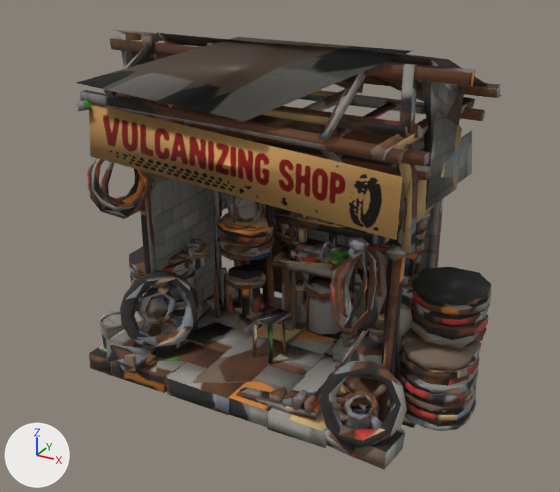
The glTF model assets/models/props/vulcanizing.glb, before and after one commit.
Both versions are drawn from a 50 mm camera at (0.828, -1.59, 1.134) aimed at (-0.019, -0.049, 0.363). Arrows for +X, +Y and +Z are at lower left; the lights stay in place. The first picture is the older version. Vertices at exactly the same position are counted once.
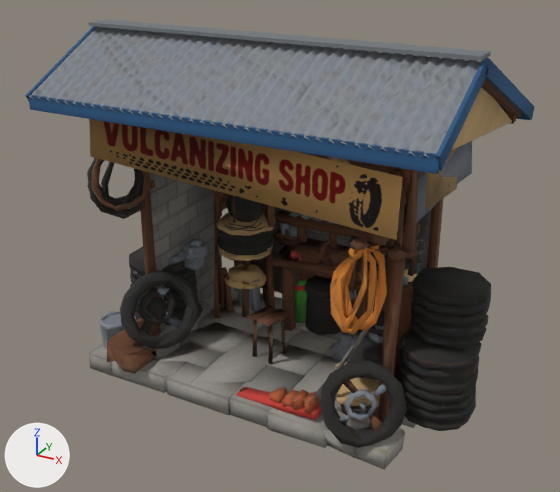
Changed parts and their boxes (x1, y1, x2, y2) in the pictures (560 x 492 px):
'Mesh0', reshaped (19% wider)
    before: (76, 30, 501, 470)
    after: (26, 19, 534, 470)
part 1 of me_mesh_0_001, added (mostly hidden)
    after: (501, 107, 516, 124)
part 2 of me_mesh_0_001, added
    after: (89, 19, 491, 61)
part 3 of me_mesh_0_001, added
    after: (500, 105, 531, 120)
part 4 of me_mesh_0_001, added (blue)
    after: (29, 95, 439, 174)
part 5 of me_mesh_0_001, rebuilt (38% wider, 105% taller)
    before: (159, 33, 501, 96)
    after: (29, 27, 500, 157)
part 6 of me_mesh_0_001, rebuilt (not visible afterwards)
    before: (335, 81, 364, 93)
part 7 of me_mesh_0_001, rebuilt (not visible afterwards)
    before: (140, 36, 166, 48)
part 8 of me_mesh_0_001, rebuilt (not visible afterwards)
    before: (370, 76, 424, 101)
part 9 of me_mesh_0_001, rebuilt (not visible afterwards)
    before: (319, 72, 366, 140)
part 10 of me_mesh_0_001, deleted
    before: (76, 32, 500, 180)
part 11 of me_mesh_0_001, built on
    before: (77, 30, 475, 171)
    after: (26, 26, 534, 171)
part 12 of me_mesh_0_001, surface changed
    before: (87, 111, 491, 470)
    after: (87, 141, 491, 470)

What the commit changed:
me_mesh_0_001 is used by ob_mesh0; location (0.0, 0.0, 0.0).
me_mesh_0_001 had 3756 vertices, 5987 faces and spanned x -0.502..0.503, y -0.327..0.327, z 0.0..0.874.
me_mesh_0_001 now has 4344 vertices, 6582 faces and spans x -0.502..0.503, y -0.377..0.379, z 0.0..0.882.
me_mesh_0_001 part 1: a new loose piece, a box spanning x -0.44..0.43, y 0.316..0.344, z 0.644..0.676, in mat_propmat (picture img_prop_base_color).
me_mesh_0_001 part 2: a new loose piece, a box spanning x -0.47..0.46, y -0.16..-0.1, z 0.8745..0.8825, in mat_propmat (picture img_prop_base_color).
me_mesh_0_001 part 3: a new loose piece, a box spanning x -0.47..0.46, y 0.3682..0.3762, z 0.6446..0.6766, in mat_propmat (picture img_prop_base_color).
me_mesh_0_001 part 4: a new loose piece, a box spanning x -0.47..0.46, y -0.3734..-0.3654, z 0.7209..0.7529, in mat_propmat (picture img_prop_base_color).
me_mesh_0_001 part 5: the loose piece of 15 vertices spanning x -0.417..0.404, y -0.146..0.327, z 0.702..0.874 is rebuilt with 595 vertices and now spans x -0.47..0.46, y -0.377..0.378, z 0.668..0.874.
me_mesh_0_001 part 6: the loose piece of 8 vertices spanning x 0.006..0.034, y -0.142..0.32, z 0.678..0.858 is rebuilt with 8 vertices and now spans x -0.011..0.001, y -0.14..0.375, z 0.647..0.866.
me_mesh_0_001 part 7: the loose piece of 8 vertices spanning x -0.332..-0.299, y -0.148..0.317, z 0.678..0.862 is rebuilt with 8 vertices and now spans x -0.337..-0.325, y -0.14..0.375, z 0.647..0.866.
me_mesh_0_001 part 8: the loose piece of 8 vertices spanning x 0.192..0.224, y -0.146..0.321, z 0.675..0.859 is rebuilt with 8 vertices and now spans x 0.206..0.219, y -0.14..0.375, z 0.647..0.866.
me_mesh_0_001 part 9: the loose piece of 7 vertices spanning x 0.197..0.225, y -0.297..-0.103, z 0.724..0.858 is rebuilt with 8 vertices and now spans x 0.206..0.219, y -0.373..-0.118, z 0.724..0.866.
me_mesh_0_001 part 10: 19 loose pieces with 141 vertices, spanning x -0.454..0.432, y -0.3..0.312, z 0.621..0.866, are deleted.
Part 11, on me_mesh_0_001:
42 vertices are removed from x -0.448..0.437, y -0.327..0.277, z 0.636..0.874.
57 faces are deleted.
74 vertices are added at x -0.474..0.456, y -0.377..0.379, z 0.645..0.876.
52 new vertices lie (0.012, 0.0, 0.0) away from vertices in x -0.446..0.424, y -0.373..0.375, z 0.647..0.866.
16 new vertices lie (0.008, 0.0, 0.0) away from vertices in x -0.474..0.456, y -0.377..0.379, z 0.648..0.876.
206 new faces join them.
me_mesh_0_001 part 12: 5344 kept faces spanning x -0.502..0.503, y -0.314..0.289, z 0.0..0.751 get new texture (UV) coordinates.
Other edits to the shape of me_mesh_0_001 do not show in these pictures.
